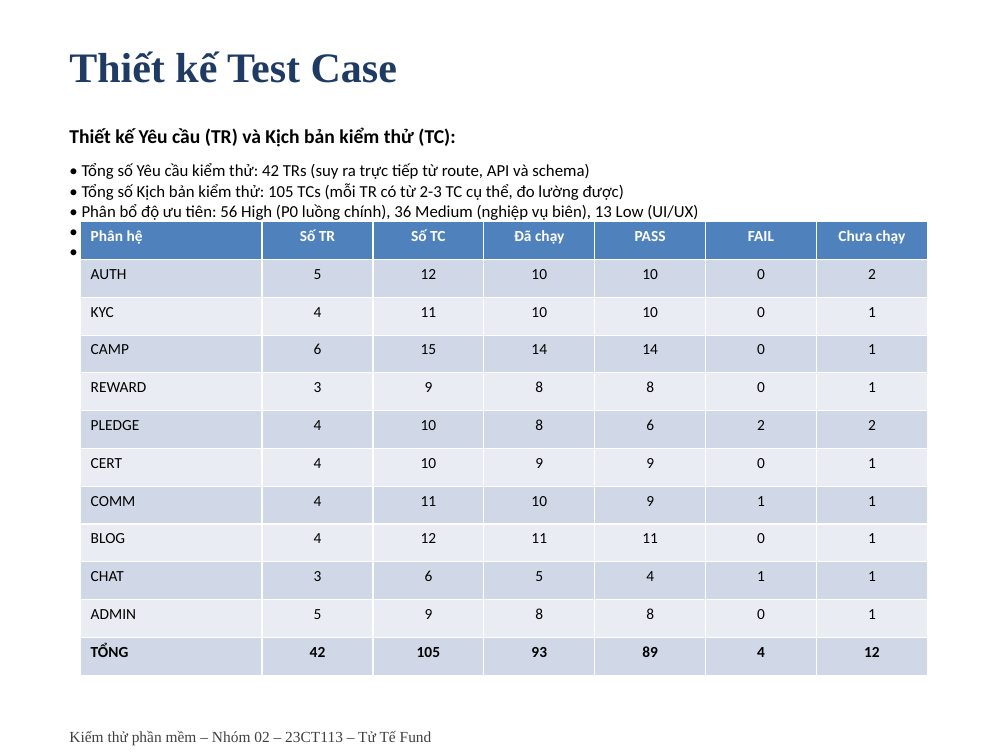
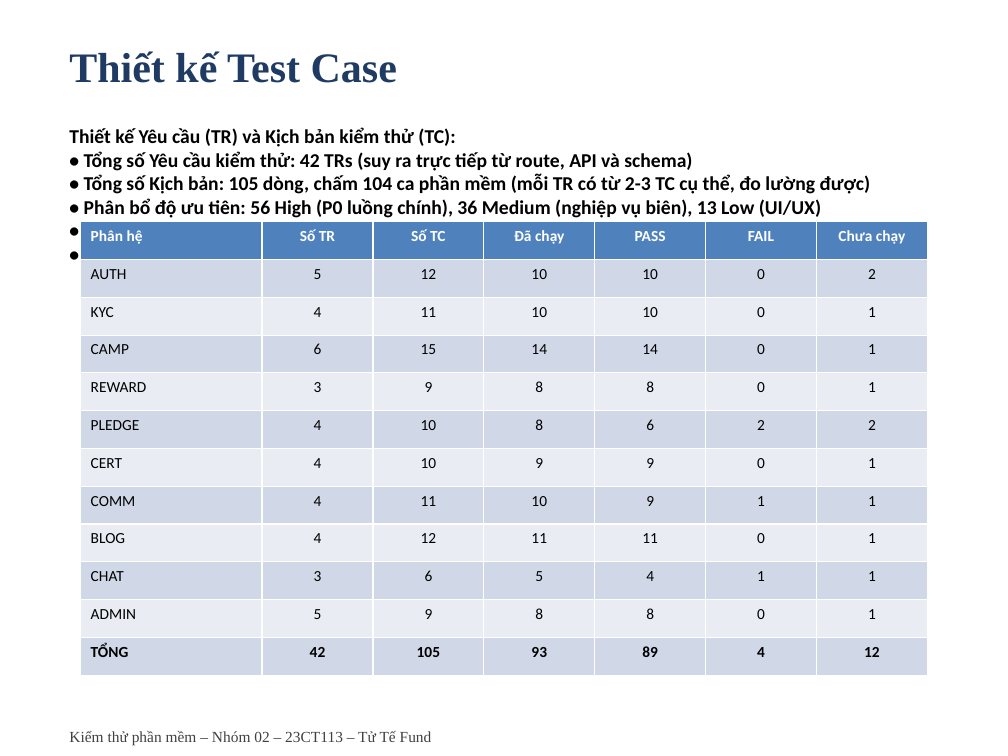
Before and after one commit to Escanor292/test, a slide deck: slide 6 of 23CT113_Nhom02_NenTangCrowdfunding(TuTeFund)/Word+ppt Báo Cáo/Ppt Báo cáo Nhóm 2 - 23CT113.pptx. Drawn at 1008x756 pixels with LibreOffice and Linux fonts; fonts in the diff are those of the drawing. Boxes give left, top, right and bottom in pixels: in the first picture for what was removed or moved away, otherwise in the second. Text is boxed around its words. In the diff, an @@ line names an element or a change of style, - is before the commit and + after.

Commit message:
Tách ca giao sách khỏi phần mềm và chấm các ca chưa tích hợp.
Google, eKYC, chuyển khoản, NAPAS, hóa đơn Thuế và đo tải không có dịch vụ thật nên FAIL.

```diff
--- a/23CT113_Nhom02_NenTangCrowdfunding(TuTeFund)/Word+ppt Báo Cáo/Ppt Báo cáo Nhóm 2 - 23CT113.pptx
+++ b/23CT113_Nhom02_NenTangCrowdfunding(TuTeFund)/Word+ppt Báo Cáo/Ppt Báo cáo Nhóm 2 - 23CT113.pptx
@@ text at (69, 127, 871, 267): text changed; size 12 to 14 pt; bold on @@
-Thiết kế Yêu cầu (TR) và Kịch bản kiểm thử (TC):
-• Tổng số Yêu cầu kiểm thử: 42 TRs (suy ra trực tiếp từ route, API và schema)
-• Tổng số Kịch bản kiểm thử: 105 TCs (mỗi TR có từ 2-3 TC cụ thể, đo lường được)
-• Phân bổ độ ưu tiên: 56 High (P0 luồng chính), 36 Medium (nghiệp vụ biên), 13 Low (UI/UX)
-• Không sử dụng user story chung chung, không sinh test case bằng vòng lặp rác
-• Dữ liệu kiểm thử, tiền điều kiện và kết quả mong đợi được lấy từ mã nguồn thật
+Thiết kế Yêu cầu (TR) và Kịch bản kiểm thử (TC):
+• Tổng số Yêu cầu kiểm thử: 42 TRs (suy ra trực tiếp từ route, API và schema)
+• Tổng số Kịch bản: 105 dòng, chấm 104 ca phần mềm (mỗi TR có từ 2-3 TC cụ thể, đo lường được)
+• Phân bổ độ ưu tiên: 56 High (P0 luồng chính), 36 Medium (nghiệp vụ biên), 13 Low (UI/UX)
+• Không sử dụng user story chung chung, không sinh test case bằng vòng lặp rác
+• Dữ liệu kiểm thử, tiền điều kiện và kết quả mong đợi được lấy từ mã nguồn thật
```
Also in this commit, not shown: 5 other slides changed, 10 other files.
